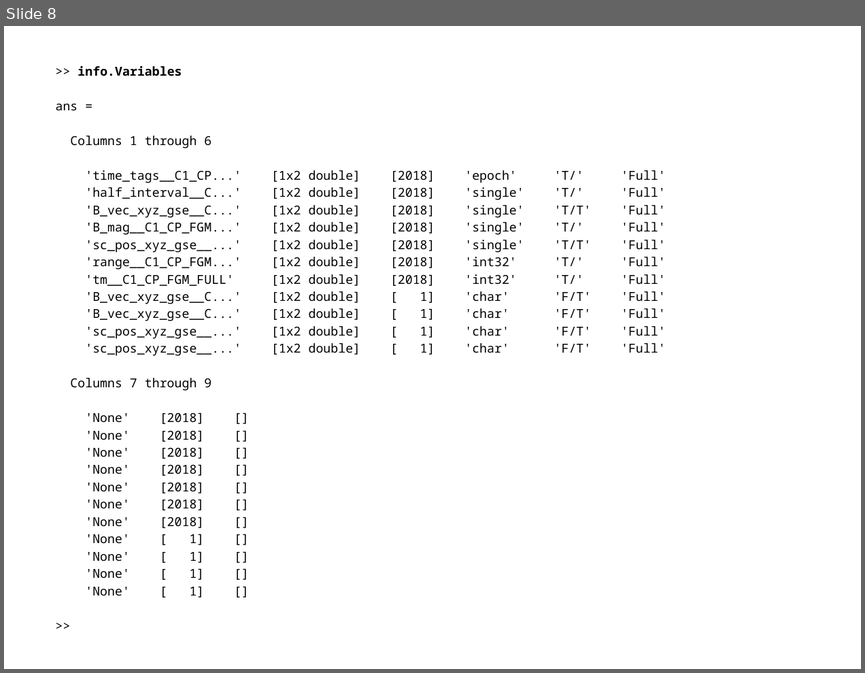
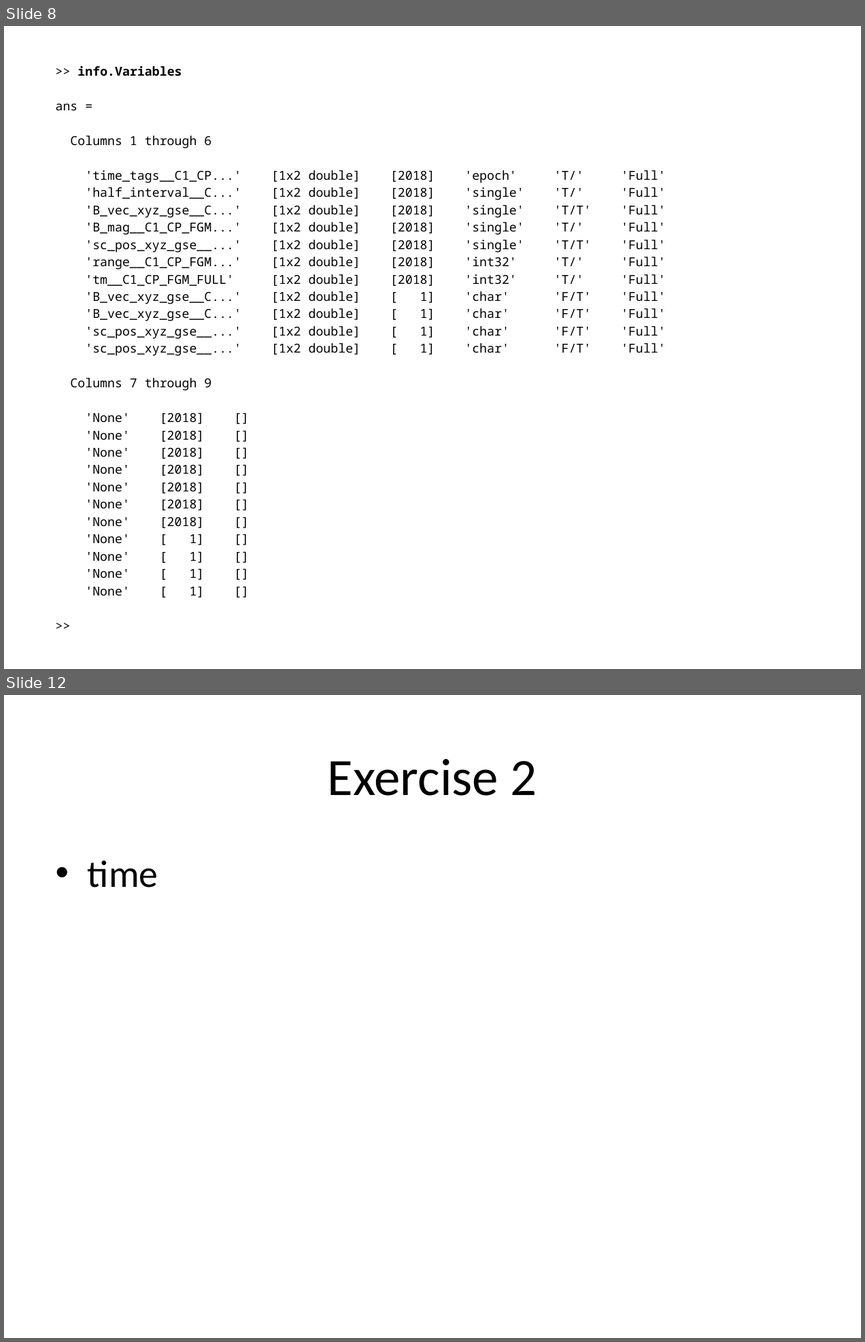
Before and after one commit to irfu/Nordita_Magnetic_Reconnection_School_2015, a slide deck: Lectures/Lecture_1.pptx. Shown one above the other, each under a label of ours: slide 8 before the commit, slides 8 and 12 after it; the slides between them are not shown. The pictures are 865x673 and 865x1342 pixels, drawn with LibreOffice and Linux fonts; fonts in the diff are those of the drawing. Boxes give left, top, right and bottom in pixels: in the first picture for what was removed or moved away, otherwise in the second. Text is boxed around its words. In the diff, an @@ line names an element or a change of style, - is before the commit and + after.

```diff
--- a/Lectures/Lecture_1.pptx
+++ b/Lectures/Lecture_1.pptx
@@ slide 12 added at [4, 695, 861, 1338], background #FFFFFF @@
@@ title added at [328, 759, 537, 796], 44 pt, text #000000 @@
+Exercise 2
@@ text added at [88, 860, 158, 887], 32 pt, text #000000 @@
+• time
```
Also in this commit, not shown: 7 other slides added, 1 slide removed.
